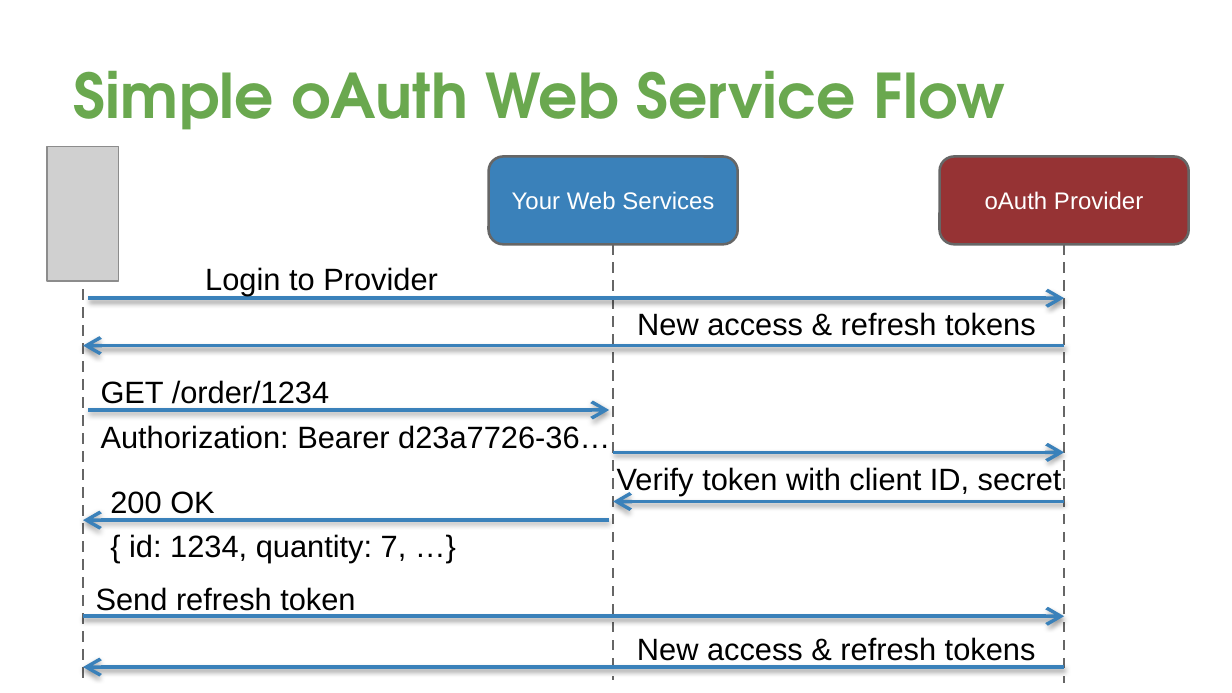
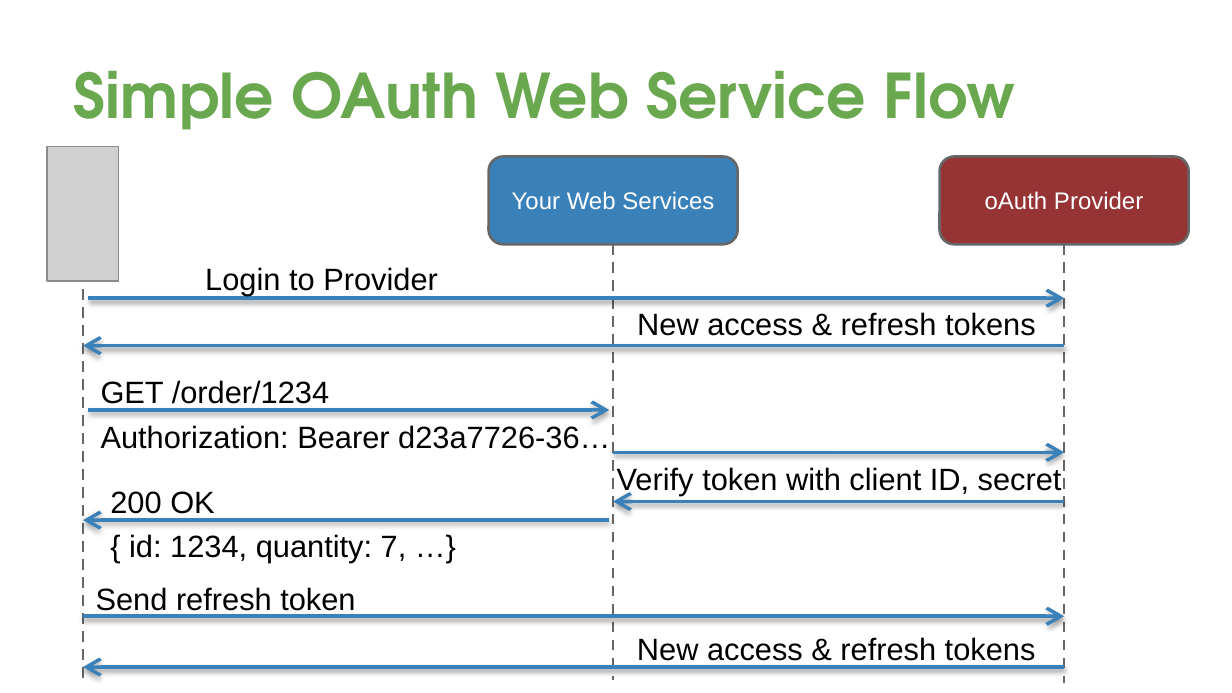
Before and after one commit to davetrux/gdgmidevfest-2017, a slide deck: slide 30 of MobileAuthWebWorld.pptx (slide 28 before the commit). Drawn at 1232x693 pixels with LibreOffice and Linux fonts; fonts in the diff are those of the drawing; grey boxes stand for pictures; background and template pictures are left out. Boxes give left, top, right and bottom in pixels: in the first picture for what was removed or moved away, otherwise in the second. Text is boxed around its words. In the diff, an @@ line names an element or a change of style, - is before the commit and + after.

```diff
--- a/MobileAuthWebWorld.pptx
+++ b/MobileAuthWebWorld.pptx
@@ title at (x1=74, y1=70, x2=1016, y2=130): text changed @@
-Simple oAuth Web Service Flow
+Simple OAuth Web Service Flow
```
Also in this commit, not shown: 9 other slides changed, 5 slides added, 4 slides removed.
